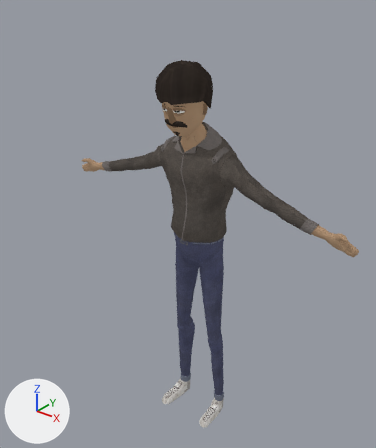
One commit to the Blender file Assets/Props/MC/Main Character.blend: the scene before it, then after it.
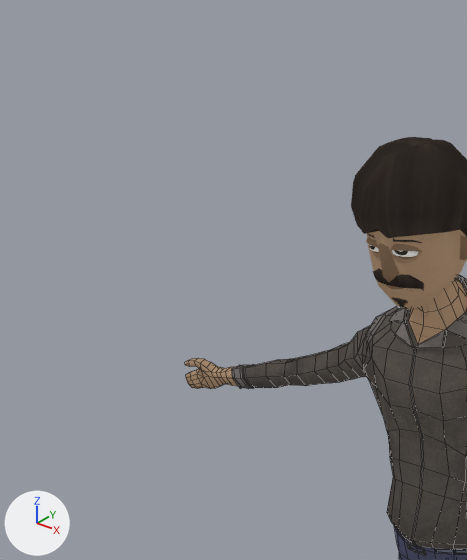
Each version appears first whole from a 50 mm camera at (2.85, -3.69, 2.25) aimed at (-0.21, 0.13, -0.12), and next in a close-up on the part from 0% to 55% of the width and 0% to 55% of the height. Arrows for +X, +Y and +Z are at lower left; the lights stay in place. The close-ups show mesh edges as thin lines.
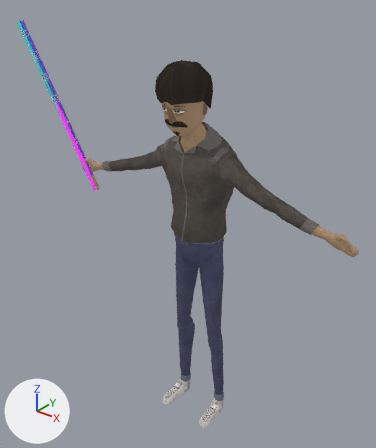
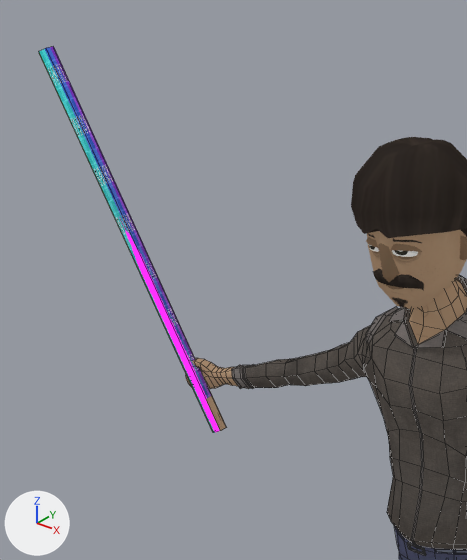
What differs and where, as boxes (x1, y1, x2, y2) in the close-ups (467 x 560 px):
'Cube', reshaped
    before: (185, 275, 467, 560)
    after: (39, 46, 467, 560)
part 1 of me_cube_001, added
    after: (39, 46, 227, 433)

What changed in the scene script:
```text
Change me_cube_001:
    used by ob_cube; location = (0.0, 0.0, 0.0)
    verts and faces of me_cube_001; kept vertices keep their numbers, new ones are numbered from 1268
    remove me_cube_001.from_pydata(...)  # 1268 vertices, 1310 faces; spans x -1.64..1.64, y -0.24..0.36, z -2.38..1.16
    add me_cube_001.from_pydata(...)  # 1280 vertices, 1318 faces; spans x -2.19..1.64, y -0.27..0.36, z -2.38..1.79
    me_cube_001 part 1
    add verts[1268] = (-2.16, -0.19, 1.78)  # pixel (53, 48)
    add verts[1269] = (-2.13, -0.21, 1.79)  # pixel (53, 46)
    add verts[1270] = (-2.13, -0.25, 1.79)  # pixel (46, 48)
    add verts[1271] = (-2.16, -0.27, 1.77)  # pixel (38, 51)
    add verts[1272] = (-2.19, -0.25, 1.76)  # pixel (39, 53)
    add verts[1273] = (-2.19, -0.21, 1.76)
    add for new, old in zip([*range(1274, 1280)], [*range(1268, 1274)]): verts[new] = verts[old] + (0.76, 0.2, -1.76)
    add faces += [(1268, 1269, 1275, 1274), (1269, 1270, 1276, 1275), (1270, 1271, 1277, 1276), (1271, 1272, 1278, 1277), (1268, 1273, 1272, 1271, 1270, 1269), (1272, 1273, 1279, 1278)]
    add faces += [(1268, 1274, 1279, 1273), (1274, 1275, 1276, 1277, 1278, 1279)]
```
